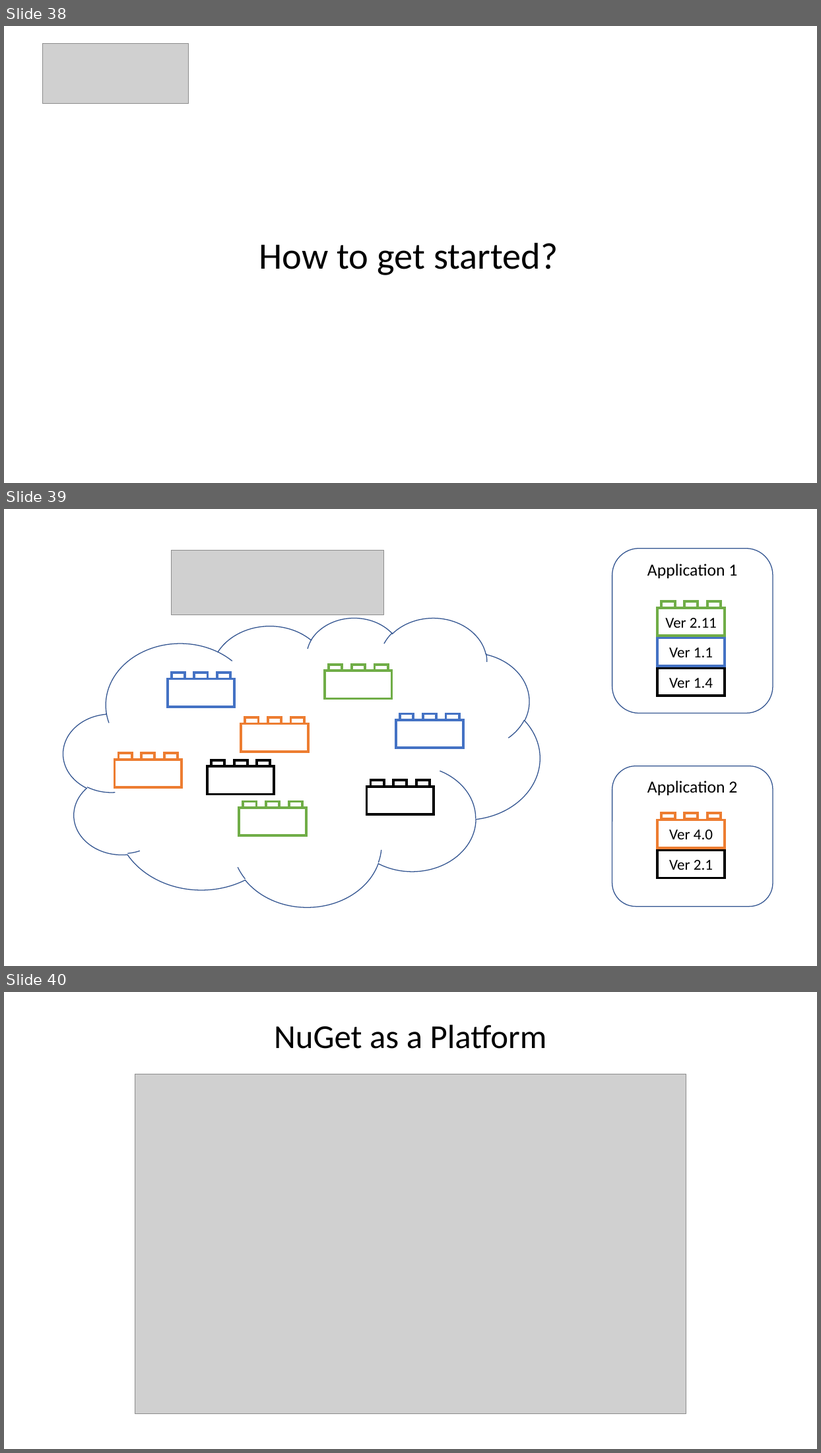
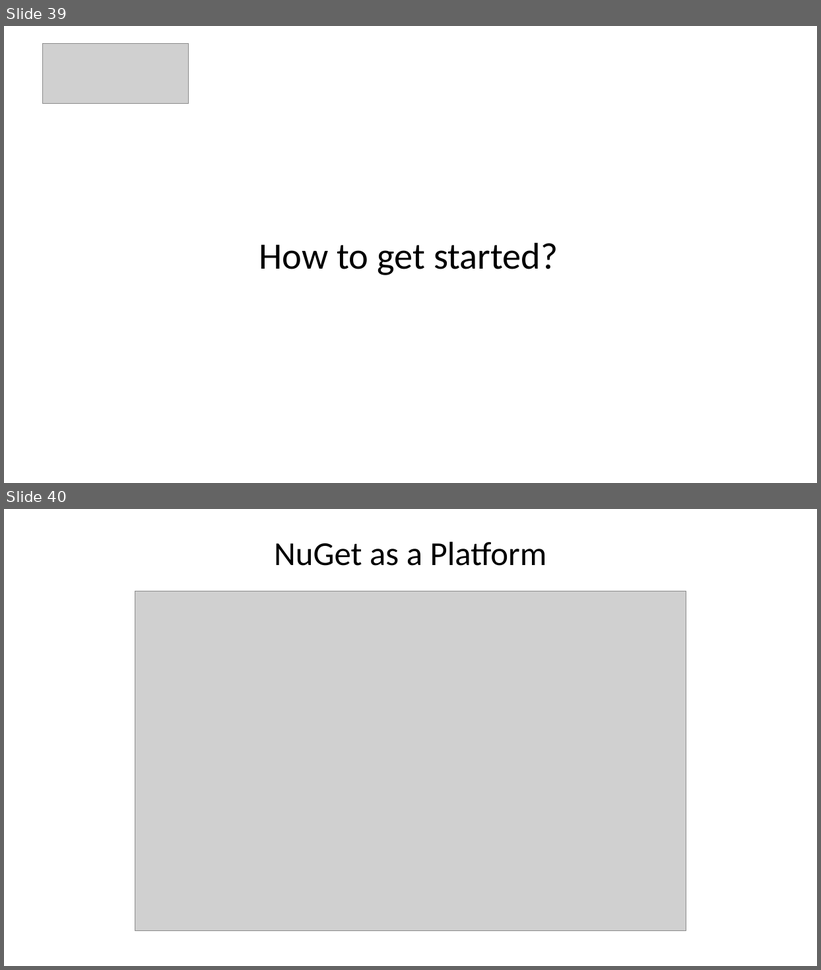
Before and after one commit to DHI/DomainServicesCourse, a slide deck: Presentations/DS-course-1-introduction.pptx. Shown one above the other, each under a label of ours: slides 38, 39 and 40 before the commit, slides 39 and 40 after it. The pictures are 821x1453 and 821x970 pixels, drawn with LibreOffice and Linux fonts; fonts in the diff are those of the drawing; grey boxes stand for pictures. Boxes give left, top, right and bottom in pixels: in the first picture for what was removed or moved away, otherwise in the second. Text is boxed around its words. In the diff, an @@ line names an element or a change of style, - is before the commit and + after.

```diff
--- a/Presentations/DS-course-1-introduction.pptx
+++ b/Presentations/DS-course-1-introduction.pptx
@@ slide 39 removed at bbox=[4, 509, 817, 966], background #FFFFFF @@
@@ picture removed at bbox=[172, 550, 384, 615] @@
@@ rounded rectangle removed at bbox=[612, 549, 773, 714] @@
-Application 1
@@ group removed at bbox=[658, 601, 725, 636]: 4 rectangles @@
-Ver 2.11
@@ cloud removed at bbox=[63, 618, 539, 908] @@
@@ group removed at bbox=[658, 631, 725, 666]: 4 rectangles @@
-Ver 1.1
@@ group removed at bbox=[325, 665, 392, 698]: 4 rectangles @@
@@ group removed at bbox=[658, 662, 725, 696]: 4 rectangles @@
-Ver 1.4
@@ group removed at bbox=[168, 673, 234, 707]: 4 rectangles @@
@@ group removed at bbox=[242, 718, 308, 752]: 4 rectangles @@
@@ group removed at bbox=[396, 714, 463, 748]: 4 rectangles @@
@@ group removed at bbox=[114, 754, 182, 788]: 4 rectangles @@
@@ group removed at bbox=[207, 760, 274, 795]: 4 rectangles @@
@@ group removed at bbox=[367, 780, 434, 815]: 4 rectangles @@
@@ rounded rectangle removed at bbox=[612, 766, 773, 907] @@
-Application 2
@@ group removed at bbox=[240, 802, 306, 836]: 4 rectangles @@
@@ group removed at bbox=[658, 813, 725, 848]: 4 rectangles @@
-Ver 4.0
@@ group removed at bbox=[658, 844, 725, 879]: 4 rectangles @@
-Ver 2.1
@@ what was slide 38 is now slide 39 @@
```
Also in this commit, not shown: 5 slides changed, 5 slides added, 3 other slides removed.
